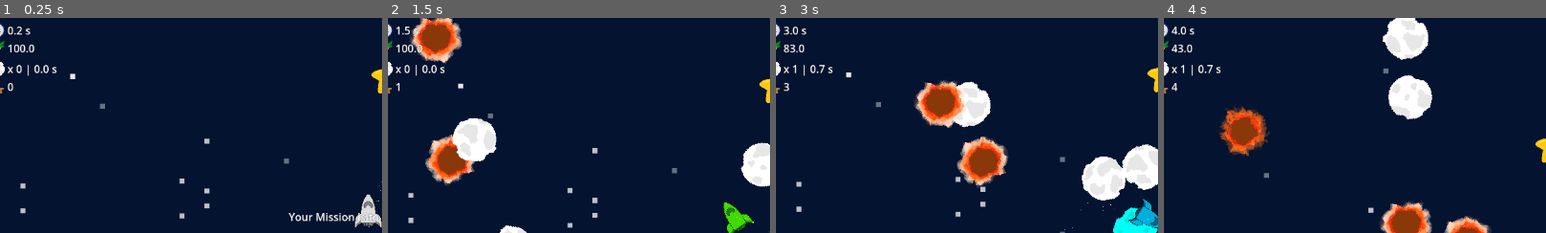
Above: before the commit, frames 1-4 (left to right).
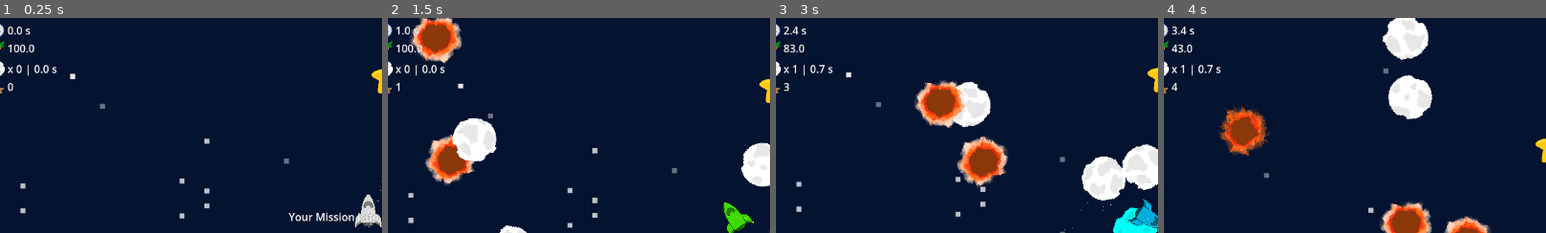
Above: after the commit, the same moments.

Repository: Setry/gj-solo
Game: Godot game, scene res://Scenes/MainTest.tscn
The game is run twice, just before and just after one commit, with the same random seed, the same clock (stepped at 60 frames per second) and the same inputs.
Inputs:
- Up to frame 1 (0.25 s): no input
- Up to frame 2 (1.5 s): tap Enter at 0.5 s; hold Space (press) 0.53-1.28 s; tap Space (press) at 1.35 s
- Up to frame 3 (3 s): hold Space (press) 2.03-2.78 s; tap Space (press) at 2.85 s
- Up to frame 4 (4 s): hold Space (press) from 3.53 s (still down)
The pictures show only the part of the screen within x 2-52%, y 4-54%; the shares and areas given below are measured in that part.

The runs differ from the first frame. In frame 1, less than 0.1% of the frame differs, in the area x 4-6%, y 4-8%; in frame 2, less than 0.1%; in frame 3, less than 0.1%; in frame 4, less than 0.1%, in the area x 2-6%, y 4-8%.

Commit message:
Fix timer

Diff:
--- a/scripts/Main.gd
+++ b/scripts/Main.gd
@@ -117,7 +117,7 @@
 	_update_score()
 
 func _physics_process(delta: float) -> void:
-	if game_over:
+	if not game_running or game_over:
 		return
 	self.timer += delta
 	_update_score()
